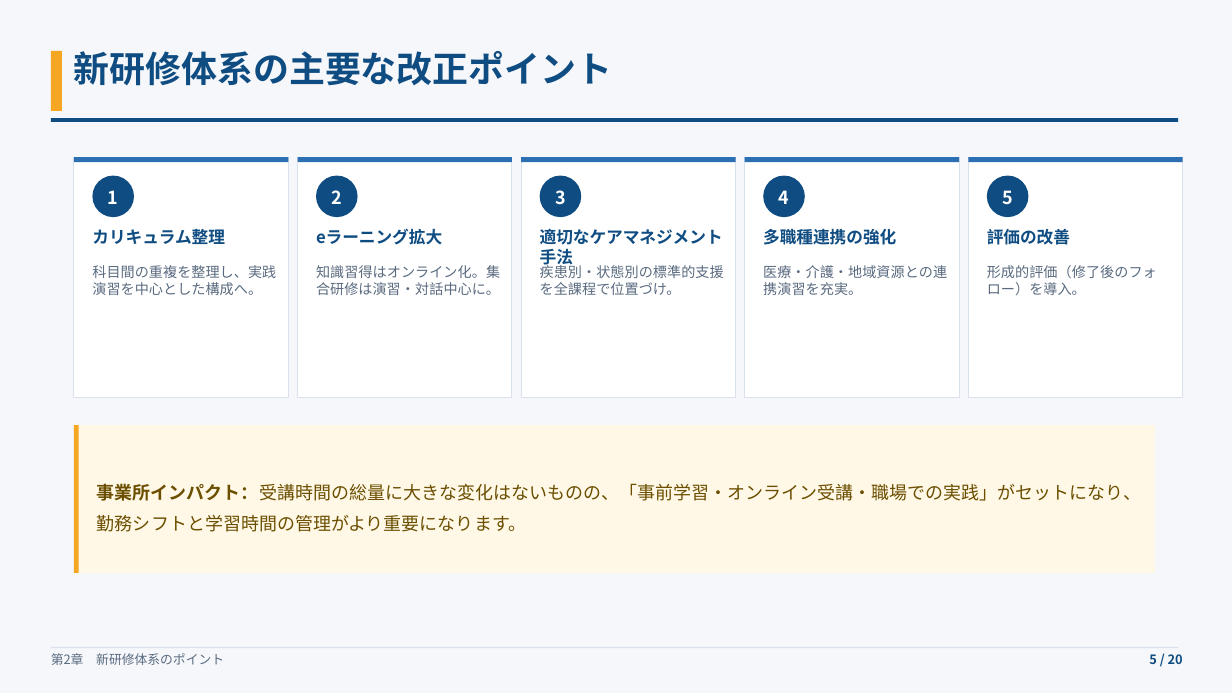
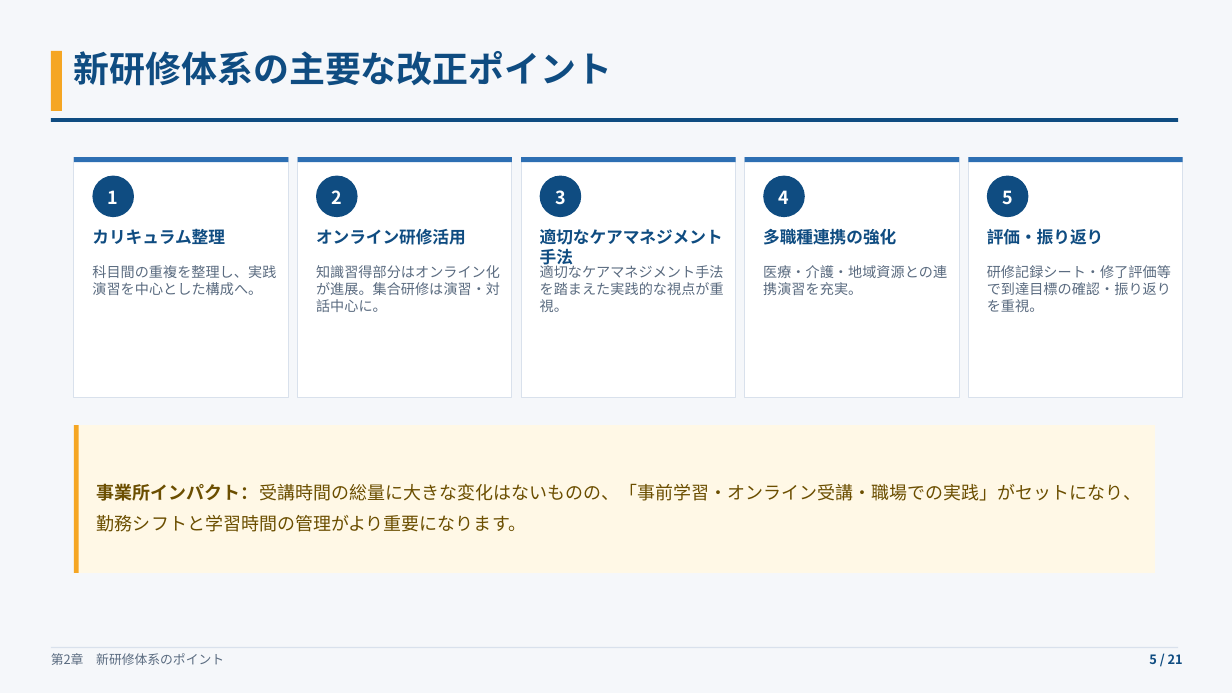
Before and after one commit to tohmichi18-stack/kaigo-ga-app, a slide deck: slide 5 of slides/法定研修制度改正への対応と主任ケアマネ更新研修の戦略.pptx. Drawn at 1232x693 pixels with LibreOffice and Linux fonts; fonts in the diff are those of the drawing. Boxes give left, top, right and bottom in pixels: in the first picture for what was removed or moved away, otherwise in the second. Text is boxed around its words. In the diff, an @@ line names an element or a change of style, - is before the commit and + after.

```diff
--- a/slides/法定研修制度改正への対応と主任ケアマネ更新研修の戦略.pptx
+++ b/slides/法定研修制度改正への対応と主任ケアマネ更新研修の戦略.pptx
@@ text at box(316, 229, 466, 245): text changed @@
-eラーニング拡大
+オンライン研修活用
@@ text at box(987, 228, 1104, 245): text changed @@
-評価の改善
+評価・振り返り
@@ text at box(316, 265, 500, 312): text changed @@
-知識習得はオンライン化。集合研修は演習・対話中心に。
+知識習得部分はオンライン化が進展。集合研修は演習・対話中心に。
@@ text at box(540, 263, 724, 312): text changed @@
-疾患別・状態別の標準的支援を全課程で位置づけ。
+適切なケアマネジメント手法を踏まえた実践的な視点が重視。
@@ text at box(987, 265, 1171, 312): text changed @@
-形成的評価（修了後のフォロー）を導入。
+研修記録シート・修了評価等で到達目標の確認・振り返りを重視。
@@ text at box(1149, 654, 1183, 664): text changed @@
-5 / 20
+5 / 21
```
Also in this commit, not shown: 18 other slides changed, 1 slide added, 2 other files.
